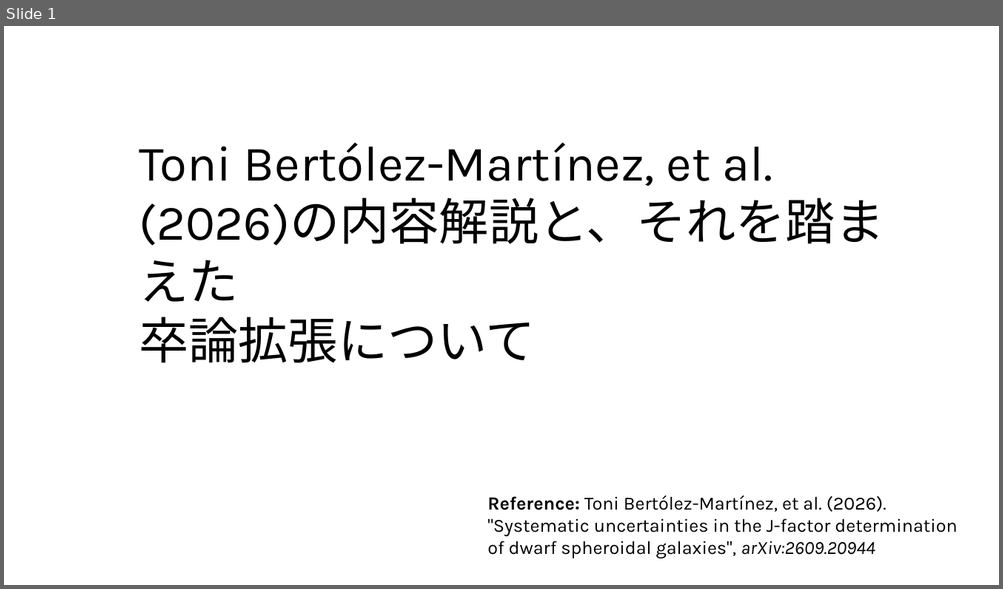
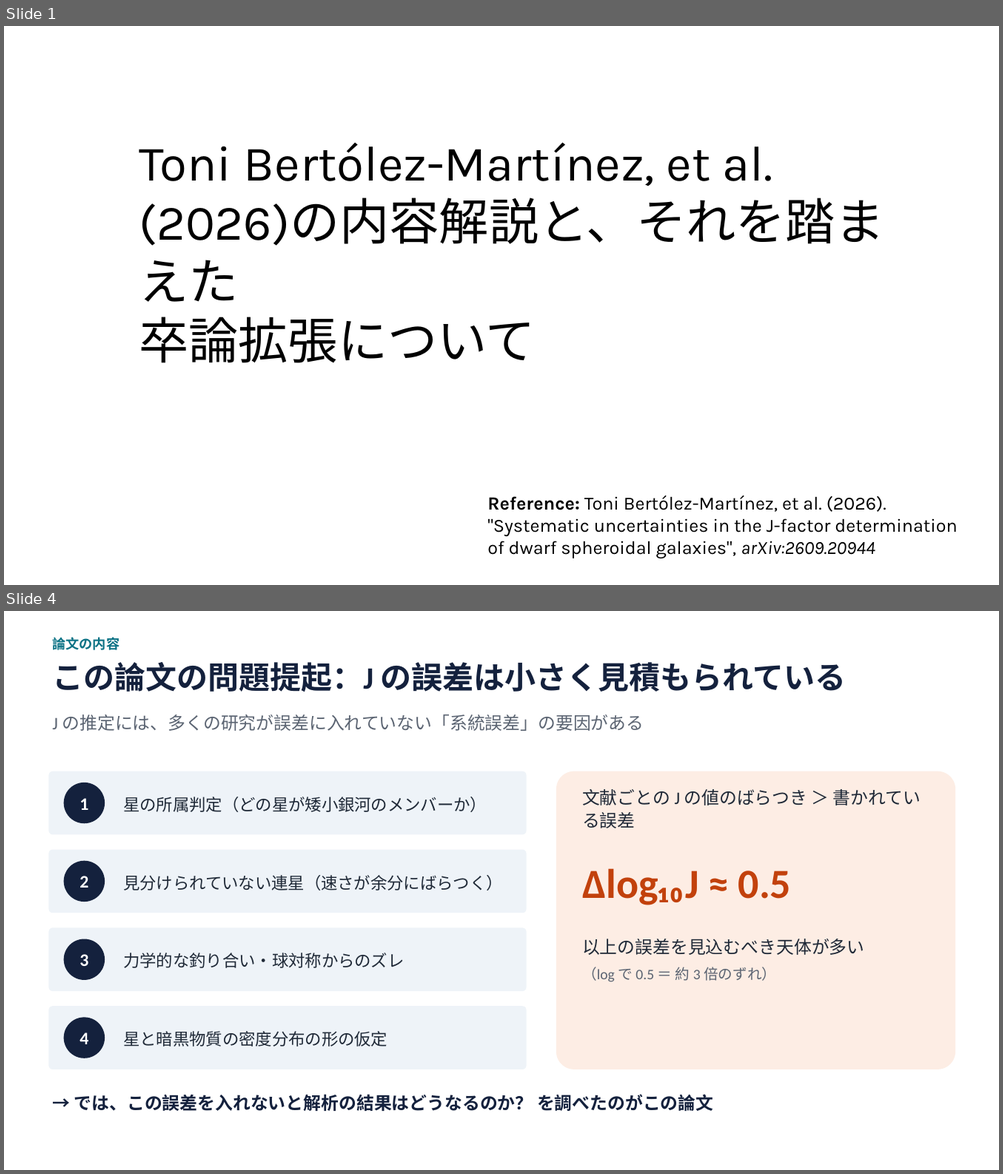
Before and after one commit to Mikann20041029/darkmatter-slides, a slide deck: slides/Toni Bertólez-Martínez, et al. (2026).pptx. Shown one above the other, each under a label of ours: slide 1 before the commit, slides 1 and 4 after it; the slides between them are not shown. The pictures are 1003x589 and 1003x1174 pixels, drawn with LibreOffice and Linux fonts; fonts in the diff are those of the drawing. Boxes give left, top, right and bottom in pixels: in the first picture for what was removed or moved away, otherwise in the second. Text is boxed around its words. In the diff, an @@ line names an element or a change of style, - is before the commit and + after.

```diff
--- a/slides/Toni Bertólez-Martínez, et al. (2026).pptx
+++ b/slides/Toni Bertólez-Martínez, et al. (2026).pptx
@@ slide 4 added at (x1=4, y1=611, x2=999, y2=1170), background #FFFFFF @@
@@ text added at (x1=52, y1=637, x2=119, y2=650), 13 pt, text #0B7285, bold @@
+論文の内容
@@ text added at (x1=52, y1=662, x2=846, y2=692), 30 pt, text #14213D, bold @@
+この論文の問題提起：J の誤差は小さく見積もられている
@@ text added at (x1=52, y1=715, x2=643, y2=731), 17 pt, text #5B6472 @@
+J の推定には、多くの研究が誤差に入れていない「系統誤差」の要因がある
@@ rounded rectangle added at (x1=48, y1=772, x2=526, y2=834), fill #EEF3F8 @@
@@ ellipse added at (x1=64, y1=783, x2=105, y2=823), fill #14213D, 17 pt, text #FFFFFF, bold @@
+1
@@ rounded rectangle added at (x1=556, y1=772, x2=956, y2=1070), fill #FDEDE4 @@
@@ text added at (x1=123, y1=797, x2=486, y2=812), 16 pt, text #1F2937 @@
+星の所属判定（どの星が矮小銀河のメンバーか）
@@ text added at (x1=582, y1=789, x2=920, y2=829), 17 pt, text #1F2937 @@
+文献ごとの J の値のばらつき ＞ 書かれている誤差
@@ rounded rectangle added at (x1=48, y1=850, x2=526, y2=913), fill #EEF3F8 @@
@@ ellipse added at (x1=64, y1=861, x2=105, y2=902), fill #14213D, 17 pt, text #FFFFFF, bold @@
+2
@@ text added at (x1=123, y1=875, x2=503, y2=891), 16 pt, text #1F2937 @@
+見分けられていない連星（速さが余分にばらつく）
@@ text added at (x1=582, y1=869, x2=791, y2=906), 40 pt, text #C2410C, bold @@
+Δlog₁₀J ≈ 0.5
@@ rounded rectangle added at (x1=48, y1=928, x2=526, y2=991), fill #EEF3F8 @@
@@ ellipse added at (x1=64, y1=940, x2=105, y2=980), fill #14213D, 17 pt, text #FFFFFF, bold @@
+3
@@ text added at (x1=582, y1=939, x2=864, y2=982), 17 pt, text #1F2937 @@
+以上の誤差を見込むべき天体が多い
+（log で 0.5 ＝ 約 3 倍のずれ）
@@ text added at (x1=123, y1=953, x2=404, y2=968), 16 pt, text #1F2937 @@
+力学的な釣り合い・球対称からのズレ
@@ rounded rectangle added at (x1=48, y1=1006, x2=526, y2=1070), fill #EEF3F8 @@
@@ ellipse added at (x1=64, y1=1017, x2=105, y2=1059), fill #14213D, 17 pt, text #FFFFFF, bold @@
+4
@@ text added at (x1=123, y1=1031, x2=387, y2=1047), 16 pt, text #1F2937 @@
+星と暗黒物質の密度分布の形の仮定
@@ text added at (x1=74, y1=1094, x2=713, y2=1111), 17 pt, text #14213D, bold @@
+→ では、この誤差を入れないと解析の結果はどうなるのか？ を調べたのがこの論文
```
Also in this commit, not shown: 10 other slides added, 3 slides removed.
